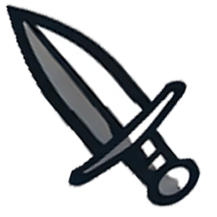
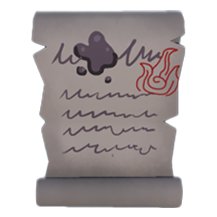
Comparing the layer stacks of the two 217px x 217px images. Changes:
added layer "Calque 10" above "Calque 9" over [31, 10, 186, 208]
hid "Calque 9" over [5, 3, 202, 209]
showed "Calque 1" over [5, 3, 202, 209]
